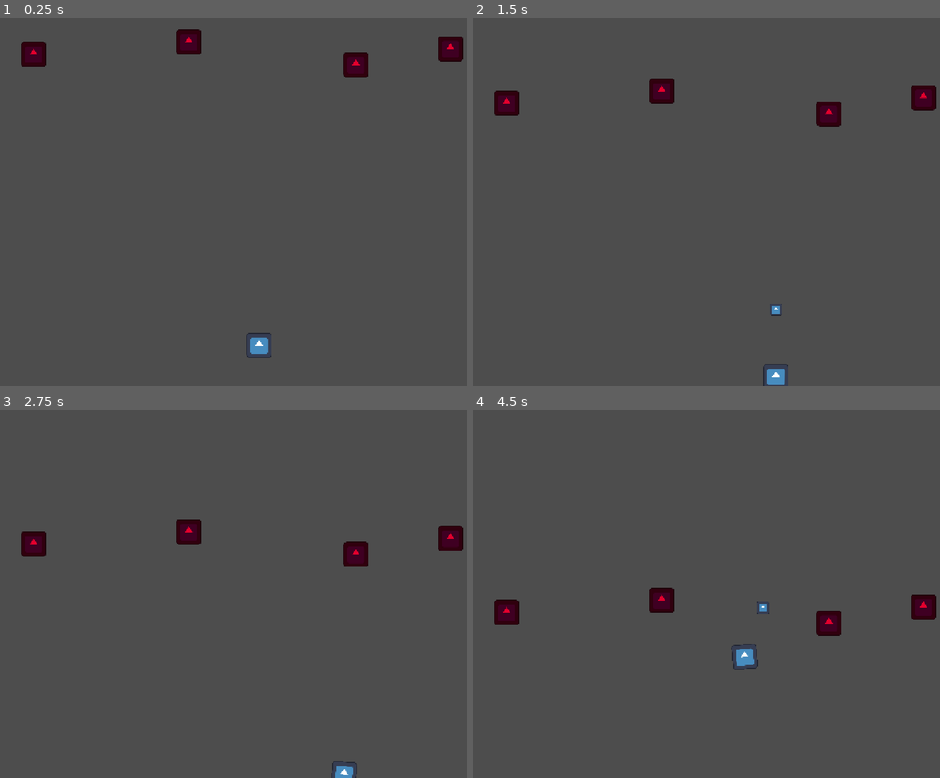
Above: before the commit, frames 1-4 (two rows, left to right).
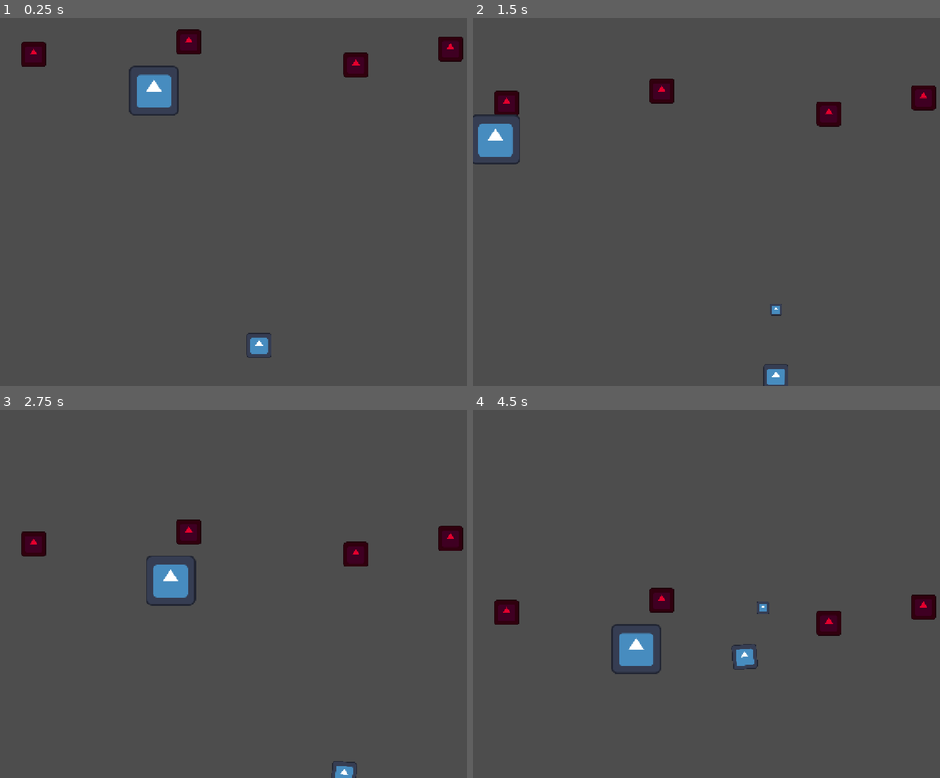
Above: after the commit, the same moments.

Repository: Git20508/touhou
Game: Godot game, scene res://scenes/test/Maintest.tscn
Two runs of this game, one before a commit and one after it. Both use one fixed random seed, a clock stepped at 60 frames per second and the inputs below. The engine's default icon, where the game draws it, is replaced by a stand-in: a white triangle on a blue panel in a dark square.
Inputs:
- Up to frame 1 (0.25 s): no input
- Up to frame 2 (1.5 s): hold Right (move_right) 0.53-1.28 s; hold Shift (focus) 0.53-1.28 s; hold Down (move_down) from 1.28 s (still down); tap Z (shoot) at 1.35 s
- Up to frame 3 (2.75 s): release Down (move_down) at 2.03 s; hold Right (move_right) from 2.03 s (still down); hold Shift (focus) from 2.03 s (still down)
- Up to frame 4 (4.5 s): release Right (move_right) at 2.78 s; release Shift (focus) at 2.78 s; hold Up (move_up) 2.78-3.53 s; tap Z (shoot) at 2.85, 4.35 s; hold Shift (focus) 3.53-4.28 s; hold Left (move_left) from 3.53 s (still down)

The runs differ from the first frame. In frame 1, 0.9% of the frame differs, in the area x 27-39%, y 12-27%; in frame 2, 0.8%; in frame 3, 0.8%; in frame 4, 0.9%.

Commit message:
再次优化测试敌人

Diff:
--- /dev/null
+++ b/configs/enemies/TestFairy_Data.tres
@@ -0,0 +1,14 @@
+[gd_resource type="Resource" script_class="EnemyConfig" load_steps=4 format=3 uid="uid://c2dlokmp3fbc0"]
+
+[ext_resource type="Script" uid="uid://diersa6qj84lp" path="res://scripts/resource/EnemyConfig.gd" id="1_gcchi"]
+[ext_resource type="Script" uid="uid://biqany8wl7qeg" path="res://scripts/controllers/movement/SineMoveController.gd" id="1_noqf6"]
+[ext_resource type="Texture2D" uid="uid://ou8airyc7h8o" path="res://icon.svg" id="3_lh3um"]
+
+[resource]
+script = ExtResource("1_gcchi")
+max_hp = 20
+score_value = 500
+hitbox_radius = 20.0
+texture = ExtResource("3_lh3um")
+movement_script = ExtResource("1_noqf6")
+metadata/_custom_type_script = "uid://diersa6qj84lp"
--- /dev/null
+++ b/scenes/entities/enemies/TestEnemy.gd
@@ -0,0 +1,31 @@
+# res://scripts/entities/enemies/TestEnemy.gd
+extends BaseEnemy
+
+# 唯一需要的对外接口：配置文件
+@export var config: EnemyConfig
+
+func _init_entity() -> void:
+	# 1. 必须先检查配置是否存在
+	if not config:
+		push_error("TestEnemy: 缺少配置文件！")
+		return
+
+	# 2. 从配置加载基础数值
+	max_hp = config.max_hp
+	current_hp = max_hp
+	hitbox_radius = config.hitbox_radius
+
+	# 3. 从配置加载贴图
+	if config.texture:
+		# 假设场景里有个叫 Sprite2D 的节点
+		if has_node("Sprite2D"):
+			$Sprite2D.texture = config.texture
+			# 根据配置自动调整判定圈可视化 (可选)
+
+	# 4. 核心：从配置加载控制器
+	# 这是一个“动态注入”的过程
+	if config.movement_script:
+		# 实例化脚本
+		var move_controller = config.movement_script.new()
+		# 挂载到架构中 (key 取名为 "movement")
+		add_controller("movement", move_controller)
--- /dev/null
+++ b/scenes/entities/enemies/TestEnemy.tscn
@@ -0,0 +1,10 @@
+[gd_scene load_steps=3 format=3 uid="uid://1qshra4kja0c"]
+
+[ext_resource type="Script" uid="uid://ddhf6pxh6iv1x" path="res://scenes/entities/enemies/TestEnemy.gd" id="1_mnmyn"]
+[ext_resource type="Resource" uid="uid://c2dlokmp3fbc0" path="res://configs/enemies/TestFairy_Data.tres" id="2_eg3xe"]
+
+[node name="TestEnemy" type="Node2D"]
+script = ExtResource("1_mnmyn")
+config = ExtResource("2_eg3xe")
+
+[node name="Sprite2D" type="Sprite2D" parent="."]
--- a/scenes/test/Maintest.tscn
+++ b/scenes/test/Maintest.tscn
@@ -1,8 +1,10 @@
-[gd_scene load_steps=4 format=3 uid="uid://dfnqm3d36pkv1"]
+[gd_scene load_steps=6 format=3 uid="uid://dfnqm3d36pkv1"]
 
 [ext_resource type="PackedScene" uid="uid://bvegqa8gajbs3" path="res://scenes/entities/player/Player.tscn" id="1_h81hb"]
 [ext_resource type="PackedScene" uid="uid://22tfvc634unk" path="res://scenes/core/BulletPoolManager.tscn" id="2_fk73p"]
 [ext_resource type="PackedScene" uid="uid://b7id5kc77jjq6" path="res://scenes/entities/enemies/Fairy.tscn" id="3_c7piu"]
+[ext_resource type="PackedScene" uid="uid://1qshra4kja0c" path="res://scenes/entities/enemies/TestEnemy.tscn" id="4_p54j3"]
+[ext_resource type="Resource" uid="uid://c2dlokmp3fbc0" path="res://configs/enemies/TestFairy_Data.tres" id="5_ktsdh"]
 
 [node name="Maintest" type="Node2D"]
 position = Vector2(663, 856)
@@ -22,3 +24,7 @@
 
 [node name="Fairy4" parent="." instance=ExtResource("3_c7piu")]
 position = Vector2(490, -783)
+
+[node name="TestEnemy" parent="." instance=ExtResource("4_p54j3")]
+position = Vector2(-404, -676)
+config = ExtResource("5_ktsdh")
--- a/scripts/base/BaseController.gd
+++ b/scripts/base/BaseController.gd
@@ -1,19 +1,21 @@
+# res://scripts/base/BaseController.gd
 class_name BaseController extends Node
 
-# 控制器归属的实体 (弱引用，防止循环引用内存泄漏)
+# 控制器归属的实体 (弱引用)
 var owner_entity: BaseEntity
 
-# 核心接口：控制器初始化
+# --- 核心接口 ---
+
+# 1. 初始化 (当控制器被挂载到实体时调用)
 func setup(entity: BaseEntity) -> void:
 	owner_entity = entity
 	_on_setup()
 
-# 子类重写：初始化逻辑
+# 子类重写：初始化逻辑 (获取配置、初始化变量)
 func _on_setup() -> void:
 	pass
 
-# 核心接口：物理更新 (每一帧该怎么动)
-# 返回值：Vector2 (本帧的位移增量，或者速度向量，看具体实现约定)
-# 这里我们约定：直接操作 owner_entity，或者返回速度向量由 owner 处理
+# 2. 逻辑更新 (每一帧由 BaseEntity 驱动)
+# 类似于 _process 或 _physics_process
 func update_logic(delta: float) -> void:
 	pass
--- a/scripts/base/BaseEntity.gd
+++ b/scripts/base/BaseEntity.gd
@@ -1,18 +1,22 @@
+# res://scripts/base/BaseEntity.gd
 class_name BaseEntity extends Node2D
 
-# --- 状态与信号 ---
+# --- 状态定义 ---
 enum State { IDLE, ACTIVE, HIT, DESTROYED }
 var current_state: State = State.IDLE
+
+# --- 核心属性 ---
+# 注意：以后这些属性尽量从 Config 里读，但为了兼容，保留默认值
+@export var hitbox_radius: float = 4.0
+@export var is_alive: bool = true
+
+# --- 架构核心：控制器容器 ---
+# 存储所有挂载的控制器，key=名字(如"movement"), value=控制器实例
+var controllers: Dictionary = {}
+
+# --- 信号 ---
 signal state_changed(new_state)
 signal destroyed()
-
-# --- 核心架构升级 ---
-# 1. 挂载控制器容器 (用来放各种组件)
-var controllers: Dictionary = {}
-
-# 2. 通用属性 (现在通常由 Config 覆盖)
-@export var hitbox_radius: float = 4.0
-@export var is_alive: bool = true
 
 func _ready() -> void:
 	_init_entity()
@@ -21,40 +25,53 @@
 func _init_entity() -> void:
 	pass
 
-# --- 控制器系统 ---
-# 添加一个控制器 (比如：add_controller("movement", SineMove.new()))
+# --- 控制器管理系统 (新增) ---
+
+# 挂载一个控制器
 func add_controller(key: String, controller: BaseController) -> void:
+	# 如果已有同名控制器，先清理旧的
 	if controllers.has(key):
-		controllers[key].queue_free() # 移除旧的
+		controllers[key].queue_free()
 
 	controllers[key] = controller
-	add_child(controller)
+	add_child(controller) # 把控制器作为子节点挂载
 	controller.setup(self) # 注入依赖
 
 # 获取控制器
 func get_controller(key: String) -> BaseController:
 	return controllers.get(key)
 
-# 统一驱动所有控制器
+# 移除控制器
+func remove_controller(key: String) -> void:
+	if controllers.has(key):
+		controllers[key].queue_free()
+		controllers.erase(key)
+
+# --- 主循环 (核心修改) ---
 func _physics_process(delta: float) -> void:
-	if not is_alive: return
+	if not is_alive:
+		return
 
-	# 1. 基类自身的物理更新 (如果有)
+	# 1. 执行基类/子类自身的物理更新 (兼容旧代码)
 	_physics_update(delta)
 
-	# 2. 驱动所有挂载的控制器
+	# 2. 驱动所有挂载的控制器 (新架构)
+	# 遍历字典的值，让每个控制器执行自己的逻辑
 	for controller in controllers.values():
 		controller.update_logic(delta)
 
-# 子类钩子
+func _process(delta: float) -> void:
+	if not is_alive: return
+	_logic_update(delta)
+
+# --- 子类钩子 ---
 func _physics_update(_delta: float) -> void:
 	pass
 
-func _draw() -> void:
-	if OS.has_feature("editor"):
-		draw_circle(Vector2.ZERO, hitbox_radius, Color(1, 0, 0, 0.5))
+func _logic_update(_delta: float) -> void:
+	pass
 
-# --- 其他通用逻辑 (check_collision, change_state) 保持不变 ---
+# --- 通用功能 (保持不变) ---
 func change_state(new_state: State) -> void:
 	if current_state == new_state: return
 	current_state = new_state
@@ -64,3 +81,9 @@
 	if not is_alive or not other.is_alive: return false
 	var r = hitbox_radius + other.hitbox_radius
 	return global_position.distance_squared_to(other.global_position) <= r * r
+
+# 调试绘图
+func _draw() -> void:
+	if OS.has_feature("editor"):
+		draw_circle(Vector2.ZERO, hitbox_radius, Color(1, 0, 0, 0.5))
+		draw_circle(Vector2.ZERO, 1.0, Color.WHITE)
--- /dev/null
+++ b/scripts/controllers/movement/SineMoveController.gd
@@ -0,0 +1,26 @@
+# res://scripts/controllers/movement/SineMoveController.gd
+extends BaseController
+
+# 这些参数将来甚至可以从配置里读，现在先暴露在编辑器里方便调试
+@export var vertical_speed: float = 100.0
+@export var horizontal_amp: float = 200.0
+@export var frequency: float = 3.0
+
+var time: float = 0.0
+
+# 重写基类的逻辑更新接口
+func update_logic(delta: float) -> void:
+	time += delta
+
+	# 计算位移增量
+	var dy = vertical_speed * delta
+	var vx = cos(time * frequency) * horizontal_amp * frequency
+	var dx = vx * delta
+
+	# 直接操作宿主实体 (owner_entity 是 BaseController 自动注入的)
+	if owner_entity:
+		owner_entity.global_position += Vector2(dx, dy)
+
+		# (可选) 屏幕外销毁检查也可以封装在这里，或者由 Entity 自己管
+		if owner_entity.global_position.y > 1000:
+			owner_entity.change_state(BaseEntity.State.DESTROYED)
--- a/scripts/resource/BulletConfig.gd
+++ b/scripts/resource/BulletConfig.gd
@@ -1,7 +1,10 @@
+# res://scripts/resources/BulletConfig.gd
 class_name BulletConfig extends Resource
 
 @export var speed: float = 300.0
 @export var damage: int = 1
 @export var hitbox_radius: float = 4.0
 @export var lifetime: float = 5.0 # 存活时间
-@export var texture: Texture2D
+
+@export var texture: Texture2D # 子弹贴图
+# 以后可以加更多，比如 颜色枚举、拖尾特效等
--- a/scripts/resource/EnemyConfig.gd
+++ b/scripts/resource/EnemyConfig.gd
@@ -1,19 +1,21 @@
+# res://scripts/resources/EnemyConfig.gd
 class_name EnemyConfig extends Resource
 
-# 基础数值
-@export_group("Base Stats")
+# --- 基础属性 ---
+@export_group("Stats")
 @export var max_hp: int = 10
 @export var score_value: int = 100
 @export var hitbox_radius: float = 12.0
 
-# 资源路径 (解耦的关键：只存路径，用到时再加载)
+# --- 资源引用 ---
+# 这里存的是路径或脚本引用，而不是实例
 @export_group("Assets")
-@export var texture: Texture2D
-@export var movement_script: Script # 指定用哪个移动逻辑
-@export var attack_script: Script   # 指定用哪个攻击逻辑
-@export var bullet_type: PackedScene # 发射什么子弹
+@export var texture: Texture2D # 敌人的贴图
+@export var movement_script: Script # 移动逻辑脚本 (继承自 BaseController)
+@export var attack_script: Script   # 攻击逻辑脚本 (继承自 BaseController)
+@export var bullet_scene: PackedScene # 发射的子弹类型
 
-# 掉落配置 (预留)
+# --- 掉落配置 (预留) ---
 @export_group("Drops")
-@export var drop_power: int = 0
-@export var drop_point: int = 0
+@export var drop_power: int = 0  # P点
+@export var drop_score: int = 0  # 点数道具
Not shown, added: scenes/entities/enemies/TestEnemy.gd.uid
Not shown, added: scripts/controllers/movement/SineMoveController.gd.uid
